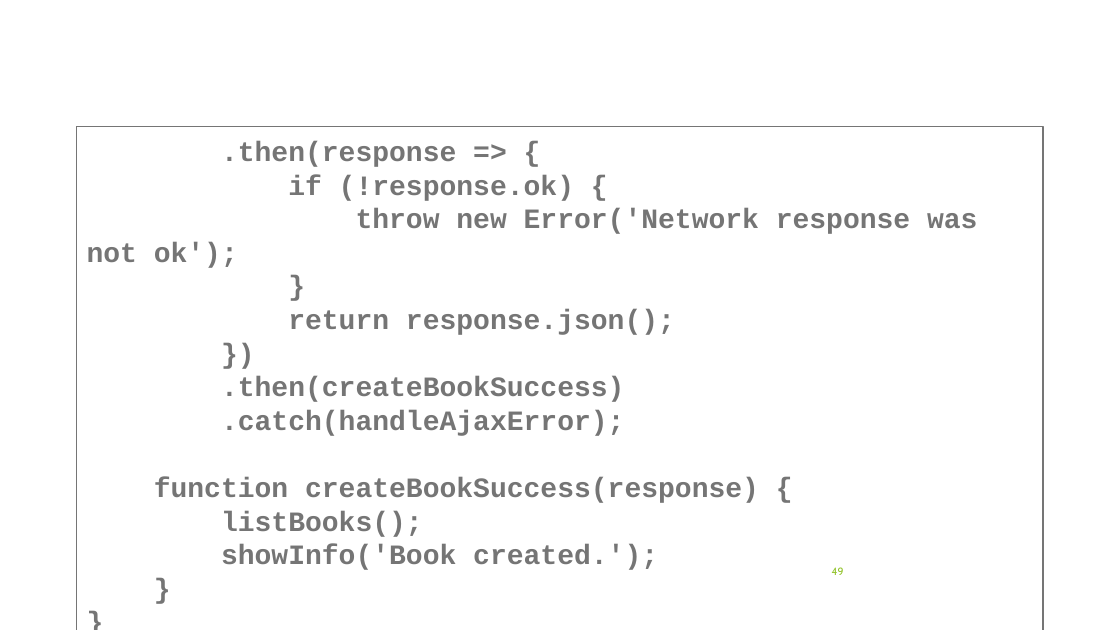
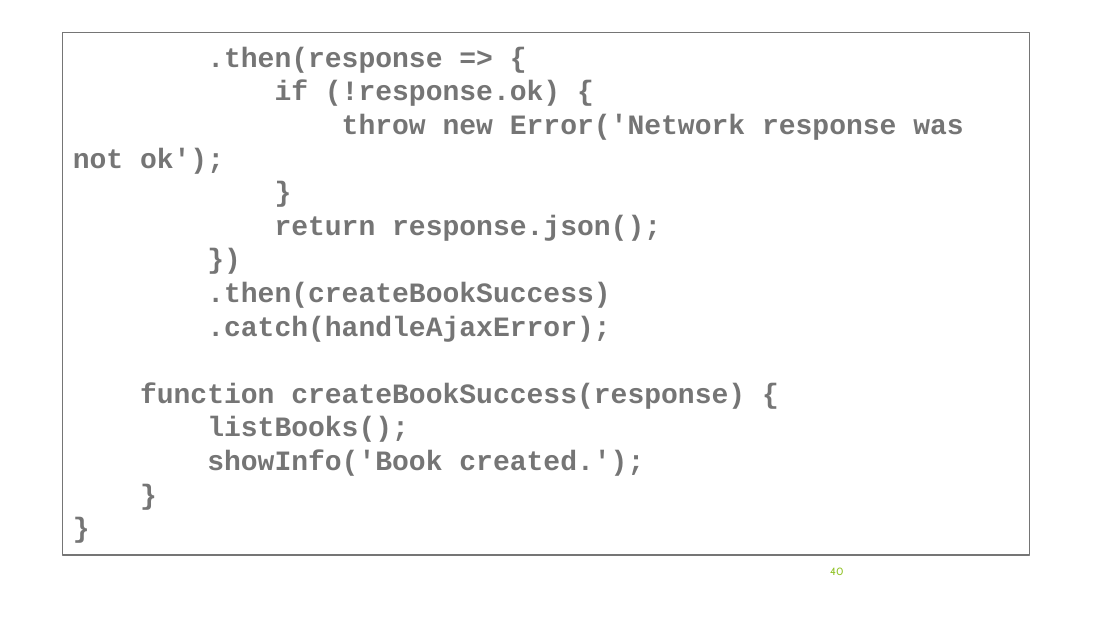
Before and after one commit to profjordanov/hybrid-app-development, a slide deck: slide 40 of 03. Async JS/tasks.pptx (slide 49 before the commit). Drawn at 1120x630 pixels with LibreOffice and Linux fonts; fonts in the diff are those of the drawing. Boxes give left, top, right and bottom in pixels: in the first picture for what was removed or moved away, otherwise in the second. Text is boxed around its words. In the diff, an @@ line names an element or a change of style, - is before the commit and + after.

```diff
--- a/03. Async JS/tasks.pptx
+++ b/03. Async JS/tasks.pptx
@@ rectangle ".then(response => {" resized from (x1=76, y1=127, x2=1043, y2=630) to (x1=63, y1=33, x2=1029, y2=555) @@
@@ page number at (x1=830, y1=567, x2=843, y2=575): text changed @@
-49
+40
```
Also in this commit, not shown: 2 other slides changed, 20 slides removed, 1 other file.
